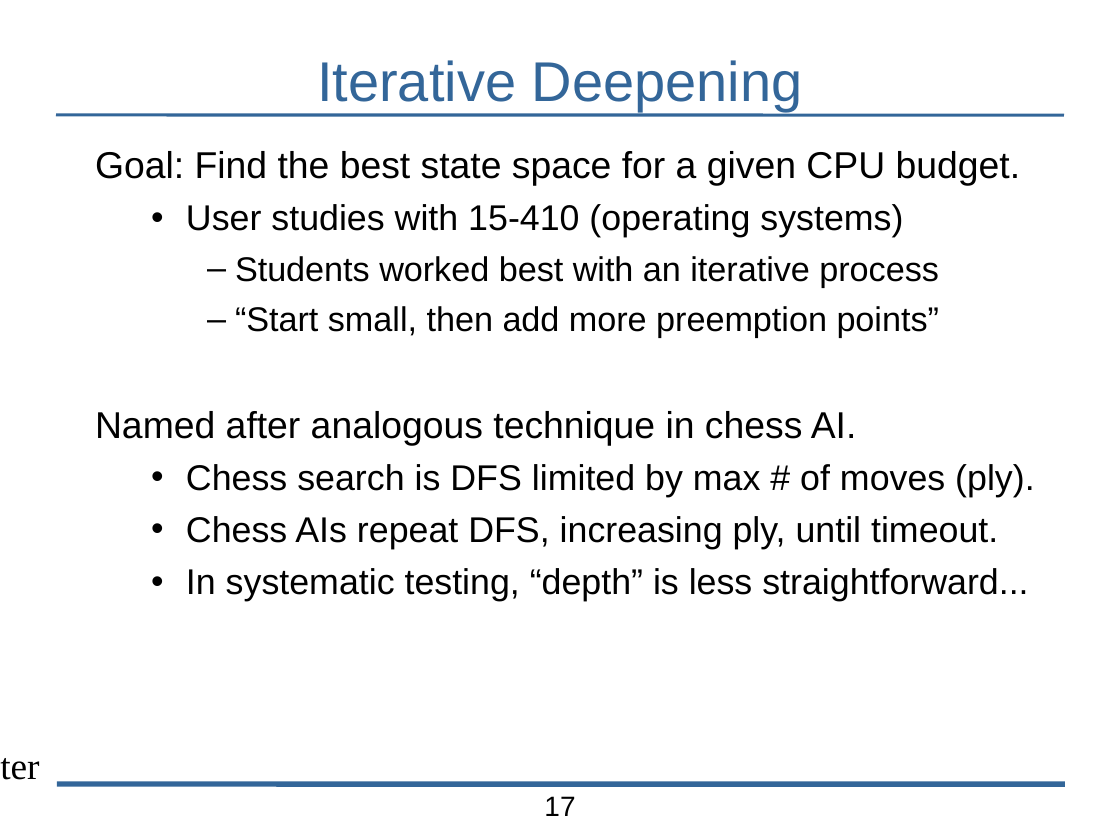
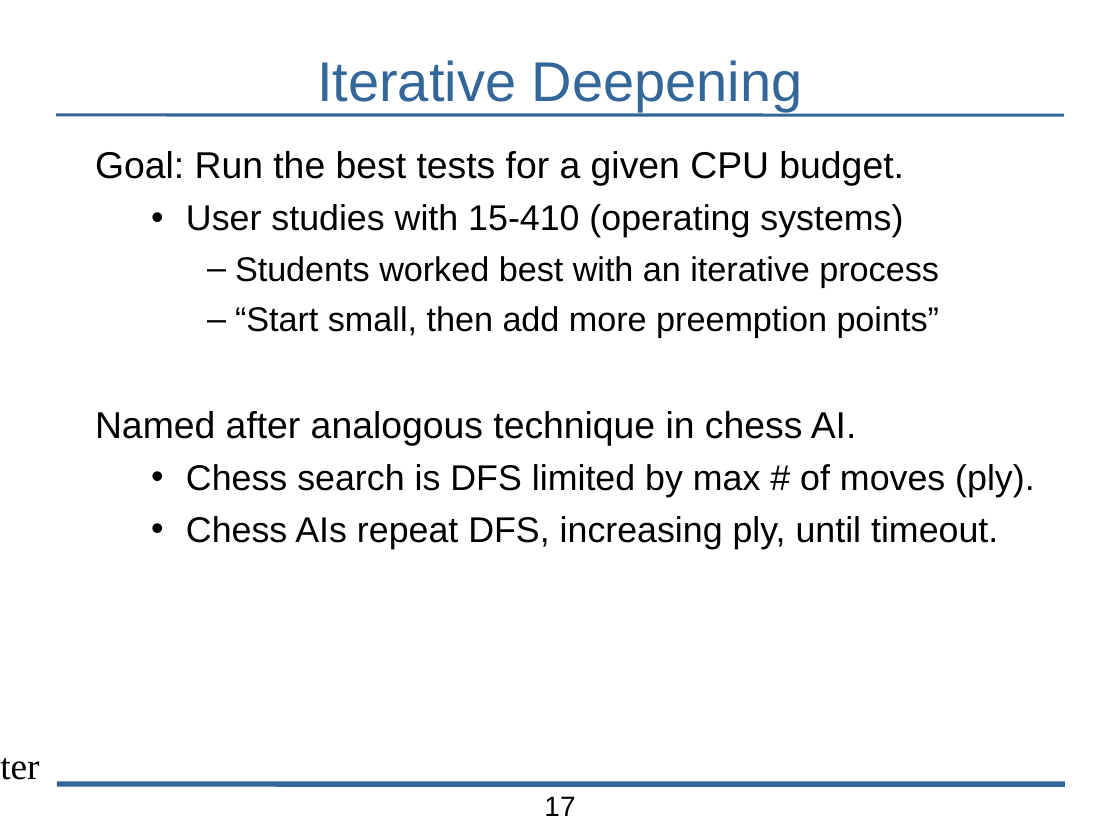
Before and after one commit to bblum/talks, a slide deck: slide 17 of pdl-retreat/2014/pdl-talk.odp. Drawn at 1120x840 pixels with LibreOffice and Linux fonts; fonts in the diff are those of the drawing; background and template pictures are left out. Boxes give left, top, right and bottom in pixels: in the first picture for what was removed or moved away, otherwise in the second. Text is boxed around its words. In the diff, an @@ line names an element or a change of style, - is before the commit and + after.

```diff
--- a/pdl-retreat/2014/pdl-talk.odp
+++ b/pdl-retreat/2014/pdl-talk.odp
@@ text at bbox=[95, 151, 904, 186]: text changed @@
-Goal: Find the best state space for a given CPU budget.
+Goal: Run the best tests for a given CPU budget.
@@ text at bbox=[186, 568, 1028, 602]: paragraph removed @@
-  • In systematic testing, “depth” is less straightforward...
```
Also in this commit, not shown: 13 other slides changed, 6 slides added, 6 slides removed, 15 other files.
